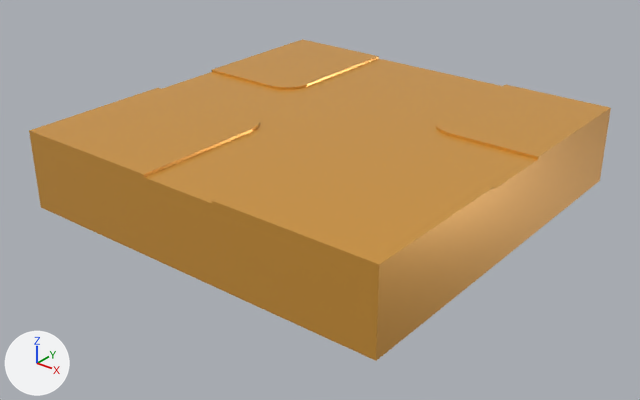
The glTF model public/models/tile-roads-mainroad-intersection.glb, before and after one commit.
Both versions are drawn from a camera (50 mm lens) standing at (37.3, -47.7, 22.8) and looking at (0.3, -1.5, -5.9). Arrows for +X, +Y and +Z are at lower left; the lights stay in place. Where no turn or scale is listed for an object, it has been applied to the vertices.

The first picture shows 'tile-roads-mainroad-intersection'.
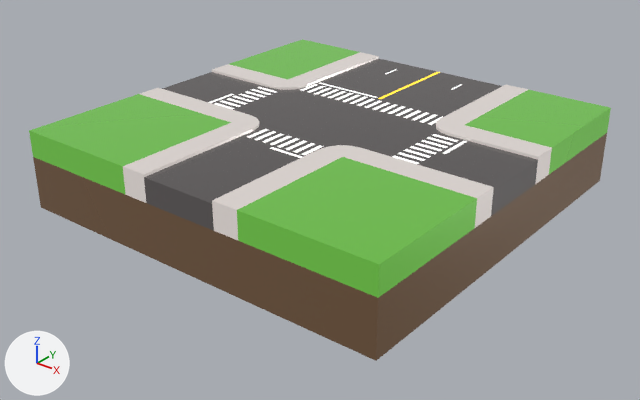
Edits to the scene script, one JSON object a line:
```json
{"op": "add", "block": "img_base", "code": ["img_base = load_image('base', '_unpacked/base', 1024, 1024, 'sRGB')"]}
{"op": "add", "block": "mat_lowpoly_colors_001", "code": ["mat_lowpoly_colors_001 = bpy.data.materials.new('LOWPOLY-COLORS.001')", "# uses the picture img_base"]}
{"block": "me_tile_roads_mainroad_intersection", "where": "me_tile_roads_mainroad_intersection.from_pydata(...)  # 317 vertices, 594 faces; spans x -15.0..15.0, y -15.0..15.0, z -6.0..0.0"}
{"op": "remove", "block": "me_tile_roads_mainroad_intersection", "code": "me_tile_roads_mainroad_intersection.materials.append(mat_lowpoly_colors)  # orange #e7a747"}
{"op": "add", "block": "me_tile_roads_mainroad_intersection", "code": "me_tile_roads_mainroad_intersection.materials.append(mat_lowpoly_colors_001)"}
```

Boxes [x1, y1, x2, y2] around the edits, measured in the pictures (640 x 400 px):
```json
{"object": "tile-roads-mainroad-intersection", "change": "recoloured", "before": [29, 39, 611, 361], "after": [29, 39, 611, 361]}
```
